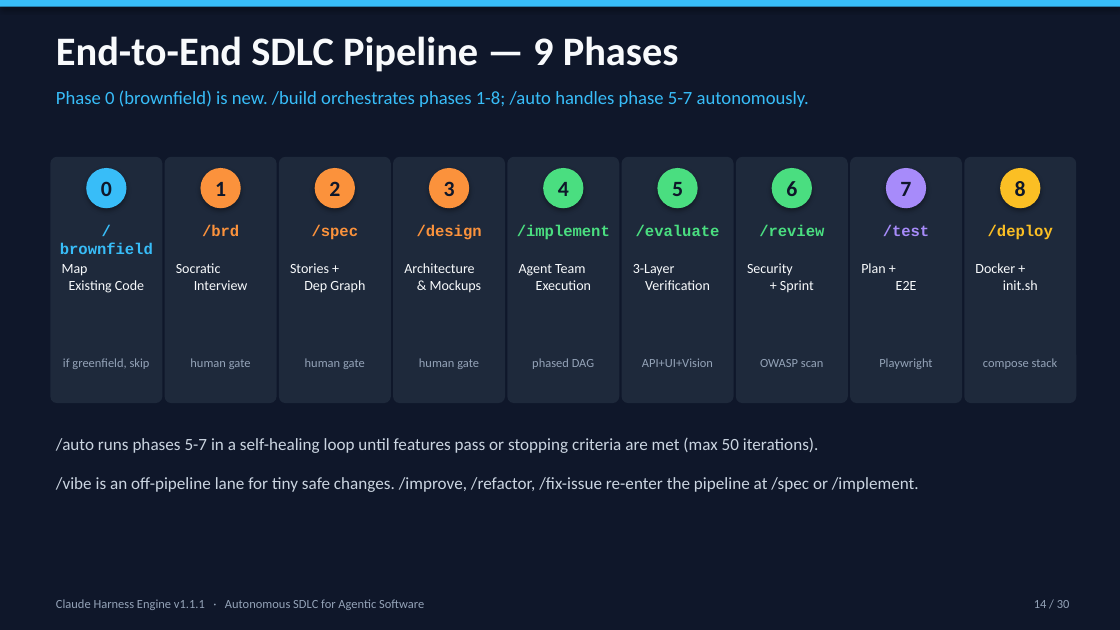
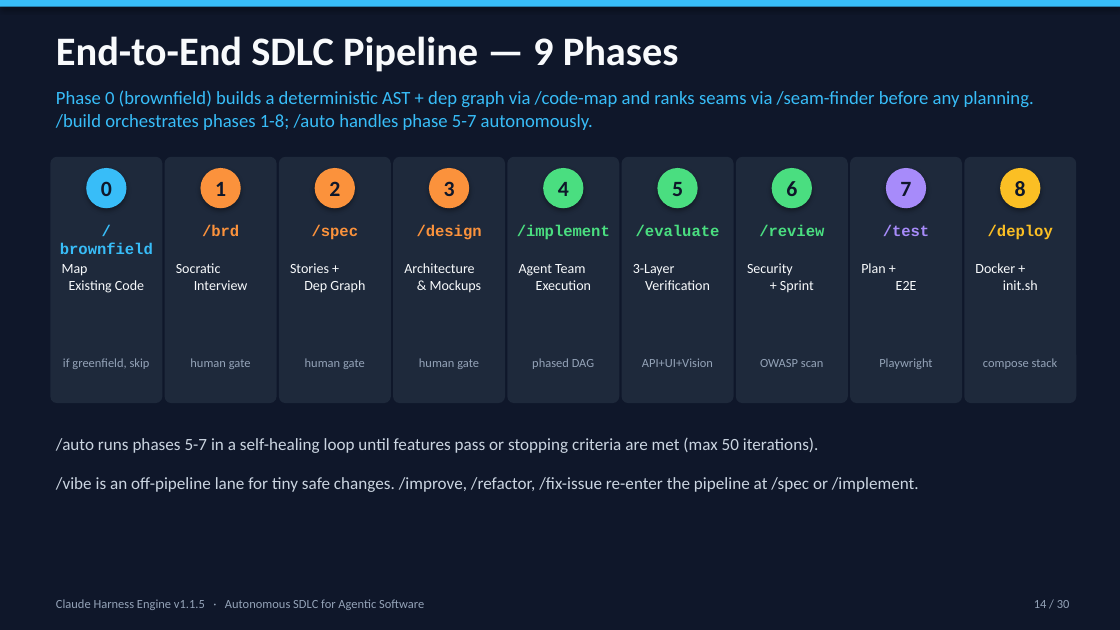
Before and after one commit to cwijayasundara/claude_harness_eng_v3, a slide deck: slide 14 of Claude_Harness_Engine_Design.pptx. Drawn at 1120x630 pixels with LibreOffice and Linux fonts; fonts in the diff are those of the drawing. Boxes give left, top, right and bottom in pixels: in the first picture for what was removed or moved away, otherwise in the second. Text is boxed around its words. In the diff, an @@ line names an element or a change of style, - is before the commit and + after.

```diff
--- a/Claude_Harness_Engine_Design.pptx
+++ b/Claude_Harness_Engine_Design.pptx
@@ text at (56, 90, 1034, 130): text changed @@
-Phase 0 (brownfield) is new. /build orchestrates phases 1-8; /auto handles phase 5-7 autonomously.
+Phase 0 (brownfield) builds a deterministic AST + dep graph via /code-map and ranks seams via /seam-finder before any planning. /build orchestrates phases 1-8; /auto handles phase 5-7 autonomously.
@@ text at (56, 599, 424, 610): text changed @@
-Claude Harness Engine v1.1.1 · Autonomous SDLC for Agentic Software
+Claude Harness Engine v1.1.5 · Autonomous SDLC for Agentic Software
```
Also in this commit, not shown: 29 other slides changed, 16 other files.
